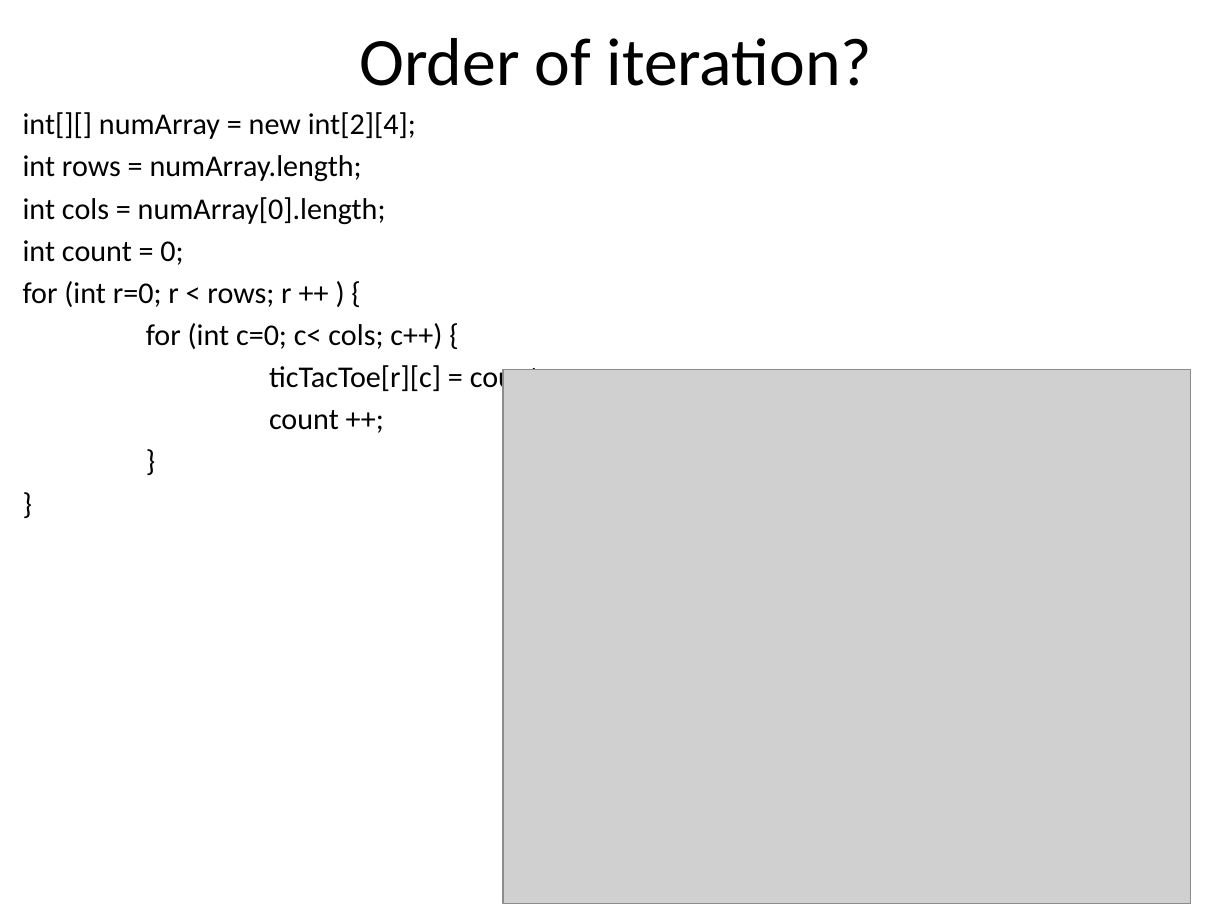
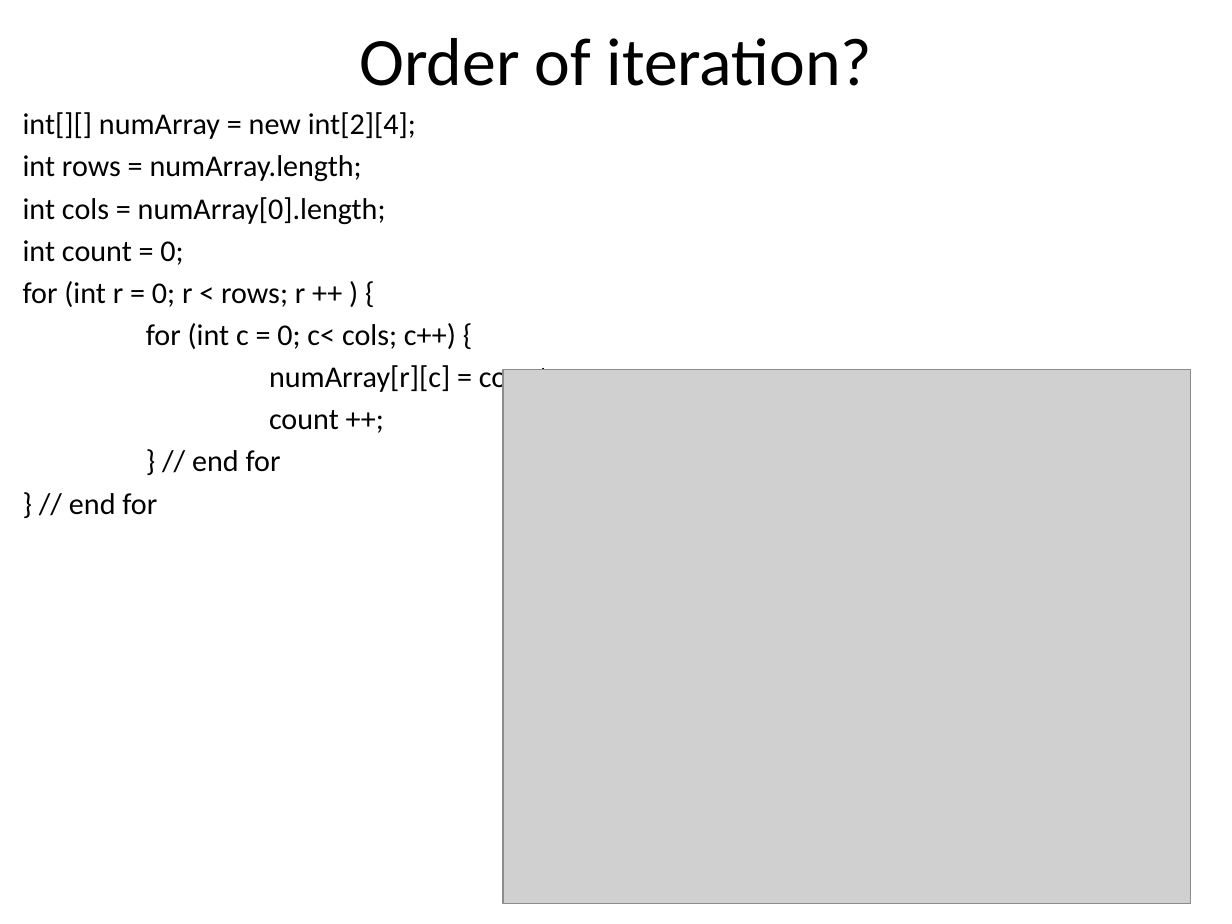
Before and after one commit to RHIT-CSSE/csse220, a slide deck: slide 34 of ClassMaterials/2DArraysAndMaps/Slides/2D Arrays and Maps.pptx. Drawn at 1232x924 pixels with LibreOffice and Linux fonts; fonts in the diff are those of the drawing; grey boxes stand for pictures. Boxes give left, top, right and bottom in pixels: in the first picture for what was removed or moved away, otherwise in the second. Text is boxed around its words. In the diff, an @@ line names an element or a change of style, - is before the commit and + after.

Commit message:
fixed slides 33, 34, 39 - referenced tictactoe on a non-tictactoe slide

```diff
--- a/ClassMaterials/2DArraysAndMaps/Slides/2D Arrays and Maps.pptx
+++ b/ClassMaterials/2DArraysAndMaps/Slides/2D Arrays and Maps.pptx
@@ text at [23,281,557,395]: text changed @@
-for (int r=0; r < rows; r ++ ) {
-for (int c=0; c< cols; c++) {
-ticTacToe[r][c] = count;
+for (int r = 0; r < rows; r ++ ) {
+for (int c = 0; c< cols; c++) {
+numArray[r][c] = count;
@@ text at [69,450,281,515]: text changed @@
-}
-}
+} // end for
+} // end for
```
Also in this commit, not shown: 2 other slides changed.
